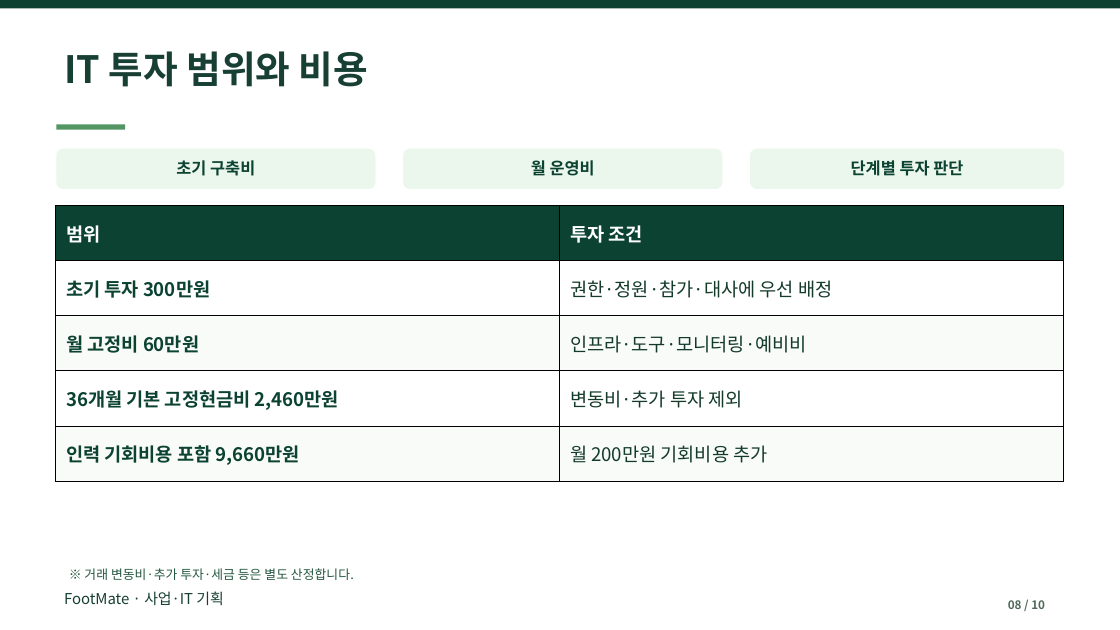
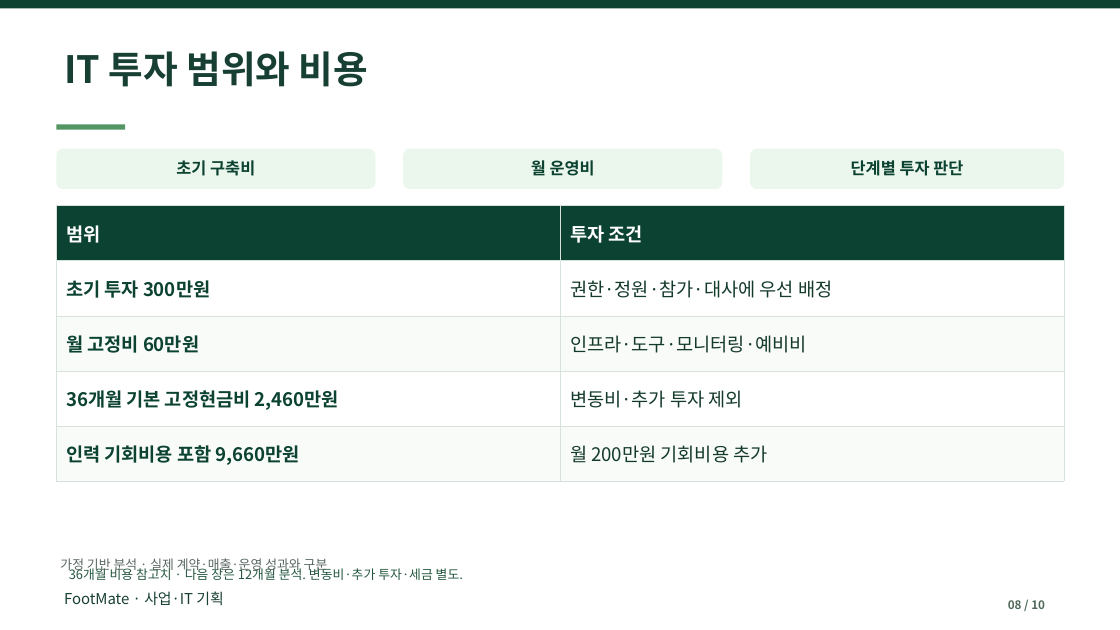
Before and after one commit to dohyunkimmm/footmate, a slide deck: slide 8 of src/case-study/downloads/footmate_report.pptx. Drawn at 1120x630 pixels with LibreOffice and Linux fonts; fonts in the diff are those of the drawing. Boxes give left, top, right and bottom in pixels: in the first picture for what was removed or moved away, otherwise in the second. Text is boxed around its words. In the diff, an @@ line names an element or a change of style, - is before the commit and + after.

```diff
--- a/src/case-study/downloads/footmate_report.pptx
+++ b/src/case-study/downloads/footmate_report.pptx
@@ table at (x1=56, y1=206, x2=1065, y2=481) @@
@@ borders changed @@
@@ text added at (x1=60, y1=558, x2=328, y2=574), 11 pt, text #58665F @@
+가정 기반 분석 · 실제 계약·매출·운영 성과와 구분
@@ text at (x1=69, y1=566, x2=463, y2=580): text changed @@
-※ 거래 변동비·추가 투자·세금 등은 별도 산정합니다.
+36개월 비용 참고치 · 다음 장은 12개월 분석. 변동비·추가 투자·세금 별도.
```
Also in this commit, not shown: 9 other slides changed, 5 other files.
